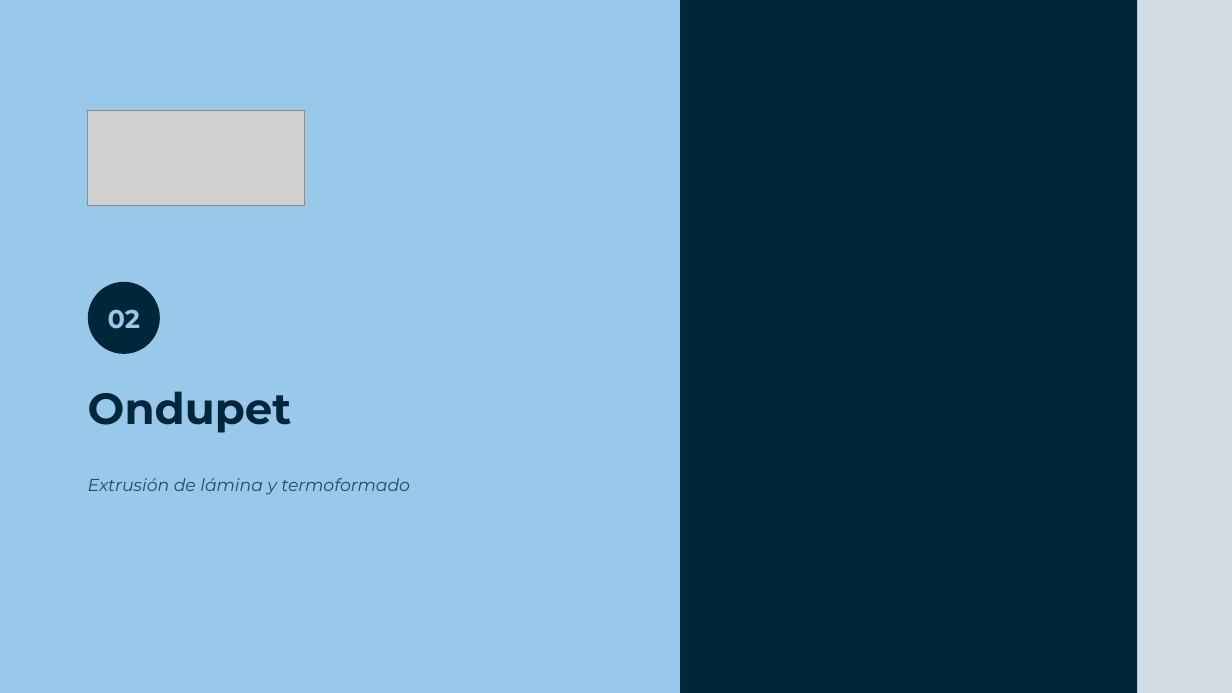
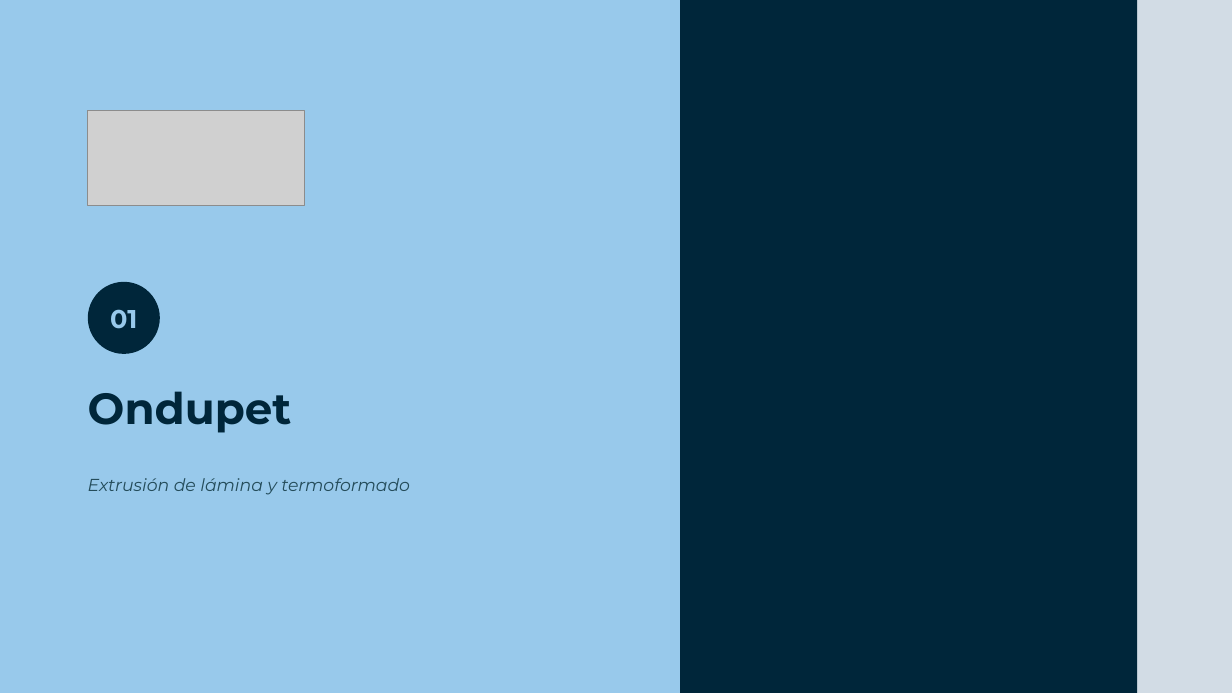
Before and after one commit to Enrique24799/AGSA, a slide deck: slide 3 of presentaciones/Planificacion_Packaging_CL.pptx (slide 6 before the commit). Drawn at 1232x693 pixels with LibreOffice and Linux fonts; fonts in the diff are those of the drawing; grey boxes stand for pictures; background and template pictures are left out. Boxes give left, top, right and bottom in pixels: in the first picture for what was removed or moved away, otherwise in the second. Text is boxed around its words. In the diff, an @@ line names an element or a change of style, - is before the commit and + after.

```diff
--- a/presentaciones/Planificacion_Packaging_CL.pptx
+++ b/presentaciones/Planificacion_Packaging_CL.pptx
@@ text in ellipse at bbox=[110, 309, 137, 329]: text changed @@
-02
+01
```
Also in this commit, not shown: 5 other slides changed, 1 slide added, 7 slides removed.
